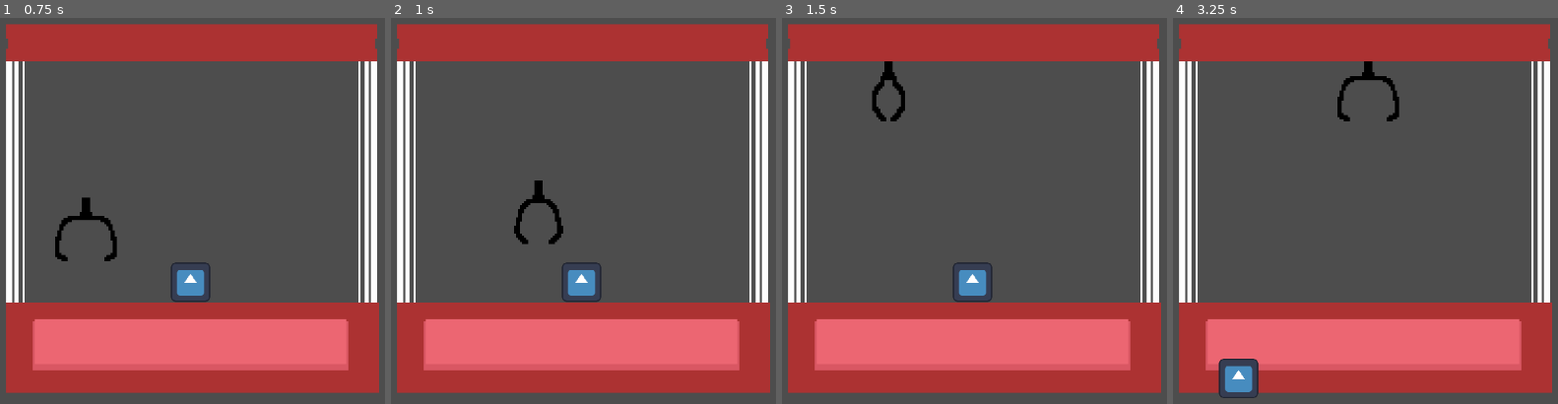
Above: before the commit, frames 1-4 (left to right).
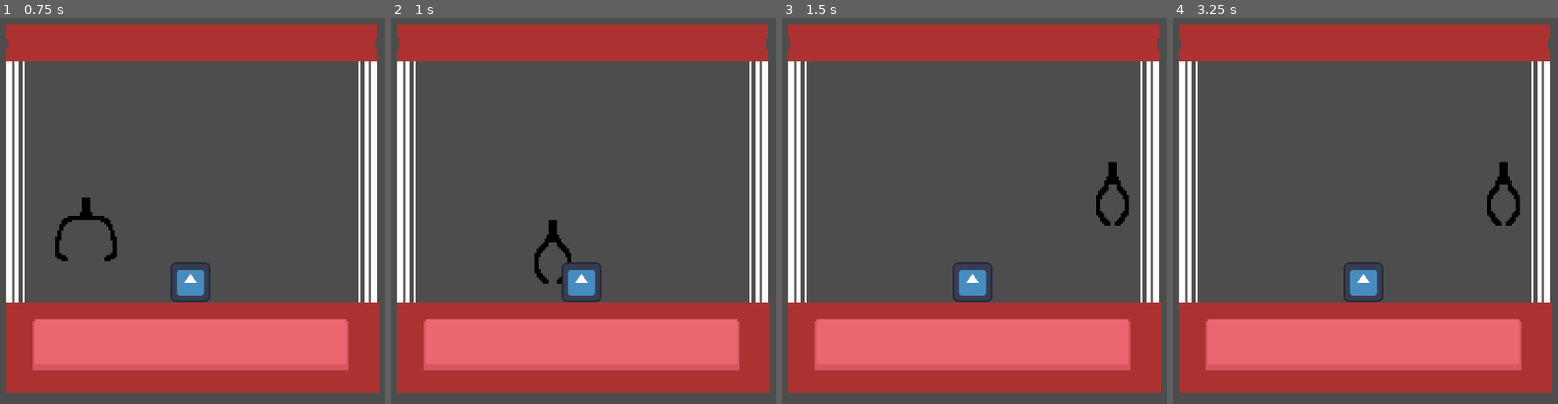
Above: after the commit, the same moments.

Repository: Jossulus/gamedevjs-jam
Game: Godot game, scene res://Scenes/game.tscn
Two runs of this game, one before a commit and one after it. Both use one fixed random seed, a clock stepped at 60 frames per second and the inputs below. The engine's default icon, where the game draws it, is replaced by a stand-in: a white triangle on a blue panel in a dark square.
Inputs (mouse positions are in pixels of both pictures, inside the frame that each line leads up to):
- Up to frame 1 (0.75 s): tap Enter at 0.5 s; move the mouse to (361, 187) at 0.52 s; hold D (claw_right) from 0.53 s (still down); click (361, 187) at 0.6 s
- Up to frame 2 (1 s): keep holding D (claw_right); tap W (claw_up, bound only after the commit) at 0.77, 0.8 s
- Up to frame 3 (1.5 s): keep holding D (claw_right); tap W (claw_up, bound only after the commit) at 1.07, 1.35 s; move the mouse to (816, 230) at 1.27 s
- Up to frame 4 (3.25 s): tap W (claw_up, bound only after the commit) at 1.52, 1.82, 2.3, 3.02 s; click (1207, 230) at 1.55 s; move the mouse to (1442, 110) at 2.02 s; release D (claw_right) at 2.03 s; hold A (claw_left) 2.03-2.78 s; click (1442, 110) at 2.1 s; move the mouse to (1323, 295) at 2.77 s; hold D (claw_right) from 2.78 s (still down); click (1323, 295) at 2.85 s

Frame 1 is identical in both runs. In frame 2, 0.9% of the frame differs, in the area x 31-47%, y 42-69%; in frame 3, 1.0%; in frame 4, 2.7%, in the area x 11-91%, y 11-99%.

Commit message:
Free movement

Diff:
--- a/gamedev.js-entry/Objects/Claw/claw.gd
+++ b/gamedev.js-entry/Objects/Claw/claw.gd
@@ -28,7 +28,7 @@
 
 @export var down_speed : int = 500
 
-@export var up_speed : int = -300
+@export var up_speed : int = 300
 
 
 func _ready() -> void:
@@ -38,10 +38,16 @@
 
 
 func change_input(new_input : INPUT) -> void:
+	match input:
+		INPUT.UP:
+			if new_input == INPUT.FREE:
+				claw_sprite.play('open')
 	input = new_input
 	match input:
 		INPUT.IDLE:
 			drop()
+		INPUT.FREE:
+			velocity.y = 0
 		INPUT.DOWN:
 			velocity.x = 0
 			velocity.y = down_speed
@@ -73,17 +79,17 @@
 	return position.x + dir < right_boundary_marker.position.x and position.x + dir > left_boundary_marker.position.x
 
 
-func get_claw_input_direction() -> float:
-	return Input.get_axis("claw_left", "claw_right")
+func get_claw_input_direction() -> Vector2:
+	return Input.get_vector("claw_left", "claw_right", "claw_up", "claw_down")
 
 
 func handle_idle() -> void:
-	if get_claw_input_direction() != 0:
+	if get_claw_input_direction().x != 0:
 		change_input(INPUT.FREE)
 
 
 func handle_free() -> void:
-	velocity.x = get_claw_input_direction() * speed
+	velocity.x = get_claw_input_direction().x * speed
 
 	if Input.is_action_just_pressed("claw_trigger"):
 		change_input(INPUT.DOWN)
@@ -96,10 +102,16 @@
 
 
 func handle_up() -> void:
-	velocity.x = get_claw_input_direction() * speed
+	velocity.x = get_claw_input_direction().x * speed
+	var v_speed : float = down_speed if get_claw_input_direction().y > 0 else up_speed
+	velocity.y = get_claw_input_direction().y * v_speed
+
 
 	if position.y <= returned_position.y:
-		change_input(INPUT.RETURN)
+		if grabbed_item:
+			change_input(INPUT.RETURN)
+		else:
+			change_input(INPUT.FREE)
 
 
 func handle_return() -> void:
--- a/gamedev.js-entry/Objects/Claw/claw.tscn
+++ b/gamedev.js-entry/Objects/Claw/claw.tscn
@@ -139,6 +139,7 @@
 metadata/_custom_type_script = "uid://od32e1ijd6w1"
 
 [node name="CollisionShape2D" type="CollisionShape2D" parent="." unique_id=1053839476]
+position = Vector2(0, -10)
 shape = SubResource("RectangleShape2D_a7shj")
 disabled = true
 
--- a/gamedev.js-entry/Scenes/game.tscn
+++ b/gamedev.js-entry/Scenes/game.tscn
@@ -38,7 +38,7 @@
 texture = ExtResource("3_wrm1d")
 
 [node name="Ground Position" type="Marker2D" parent="." unique_id=82896138]
-position = Vector2(-68, 46)
+position = Vector2(-68, 21)
 
 [node name="RightBoundary" type="Marker2D" parent="." unique_id=720215480]
 position = Vector2(66, 45)
--- a/gamedev.js-entry/project.godot
+++ b/gamedev.js-entry/project.godot
@@ -36,6 +36,19 @@
 , Object(InputEventKey,"resource_local_to_scene":false,"resource_name":"","device":-1,"window_id":0,"alt_pressed":false …(183 unchanged characters)…
 ]
 }
+claw_up={
+"deadzone": 0.2,
+"events": [Object(InputEventKey,"resource_local_to_scene":false,"resource_name":"","device":-1,"window_id":0,"alt_pressed":false,"shift_pressed":false,"ctrl_pressed":false,"meta_pressed":false,"pressed":false,"keycode":0,"physical_keycode":87,"key_label":0,"unicode":119,"location":0,"echo":false,"script":null)
+, Object(InputEventKey,"resource_local_to_scene":false,"resource_name":"","device":-1,"window_id":0,"alt_pressed":false,"shift_pressed":false,"ctrl_pressed":false,"meta_pressed":false,"pressed":false,"keycode":0,"physical_keycode":4194320,"key_label":0,"unicode":0,"location":0,"echo":false,"script":null)
+]
+}
+claw_down={
+"deadzone": 0.2,
+"events": [Object(InputEventKey,"resource_local_to_scene":false,"resource_name":"","device":-1,"window_id":0,"alt_pressed":false,"shift_pressed":false,"ctrl_pressed":false,"meta_pressed":false,"pressed":false,"keycode":0,"physical_keycode":32,"key_label":0,"unicode":32,"location":0,"echo":false,"script":null)
+, Object(InputEventKey,"resource_local_to_scene":false,"resource_name":"","device":-1,"window_id":0,"alt_pressed":false,"shift_pressed":false,"ctrl_pressed":false,"meta_pressed":false,"pressed":false,"keycode":0,"physical_keycode":83,"key_label":0,"unicode":115,"location":0,"echo":false,"script":null)
+, Object(InputEventMouseButton,"resource_local_to_scene":false,"resource_name":"","device":-1,"window_id":0,"alt_pressed":false,"shift_pressed":false,"ctrl_pressed":false,"meta_pressed":false,"button_mask":1,"position":Vector2(433, 21),"global_position":Vector2(445, 81),"factor":1.0,"button_index":1,"canceled":false,"pressed":true,"double_click":false,"script":null)
+]
+}
 
 [physics]
 
